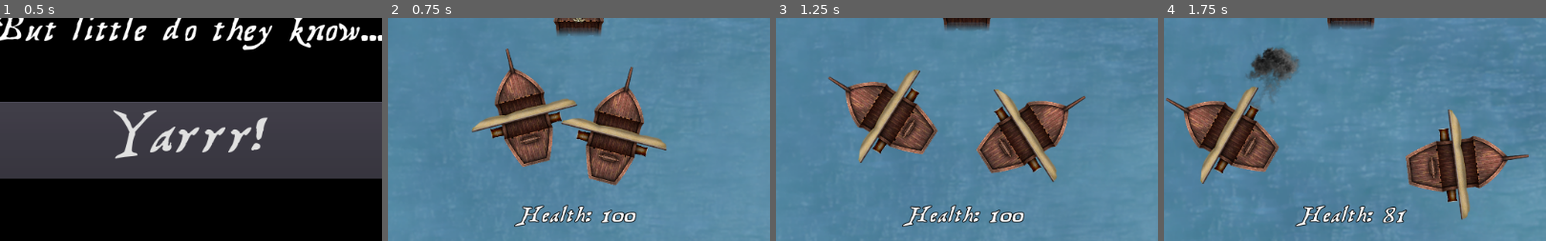
Above: before the commit, frames 1-4 (left to right).
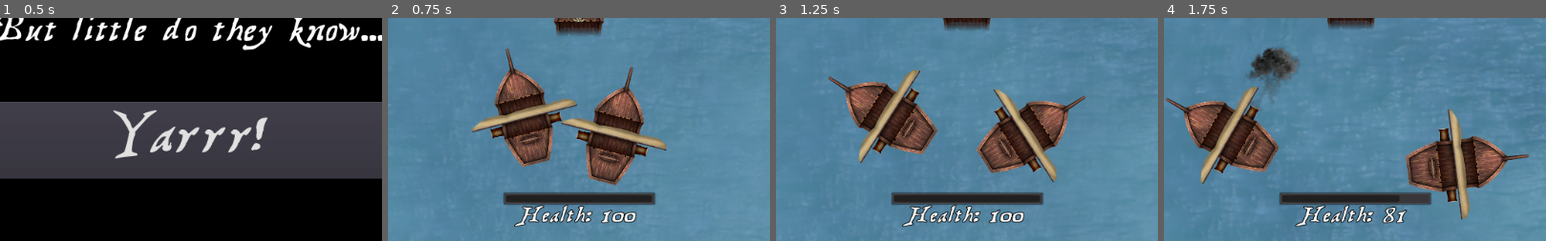
Above: after the commit, the same moments.

Repository: HedgeLizards/grappling
Game: Godot game, scene res://scenes/Menu.tscn
Same seed, same stepped clock (60 frames per second), same inputs: the game is played once before the commit and once after it. Sound files missing from this copy of the repository are replaced by a short silence.
Inputs (mouse positions are % of the whole screen's width and height, from its top left):
- Up to frame 1 (0.5 s): no input
- Up to frame 2 (0.75 s): click "Yarrr!" at 0.5 s
- Up to frame 3 (1.25 s): no input
- Up to frame 4 (1.75 s): move the mouse to (72, 45) at 1.27 s; hold D (right) from 1.28 s (still down); tap X (slow) at 1.35 s; click (72, 45) at 1.42 s
The pictures show only the part of the screen within x 25-75%, y 50-100%; the shares and areas given below are measured in that part.

Frame 1 is identical in both runs. In frame 2, 2.2% of the frame differs, in the area x 30-70%, y 78-84%; in frame 3, 2.2%; in frame 4, 2.2%.

Commit message:
Added a health bar

Diff:
--- a/scenes/Main.tscn
+++ b/scenes/Main.tscn
@@ -33,6 +33,14 @@
 custom_fonts/font = SubResource( 1 )
 text = "Ships Destroyed"
 script = ExtResource( 12 )
+
+[node name="Health Bar" type="ProgressBar" parent="User Interface"]
+anchor_left = 0.4
+anchor_top = 0.89
+anchor_right = 0.6
+anchor_bottom = 0.92
+value = 50.0
+percent_visible = false
 
 [node name="Health Label" type="Label" parent="User Interface"]
 anchor_left = 0.5
@@ -137,9 +145,6 @@
 rotation = -0.056851
 
 [node name="Hook" parent="." instance=ExtResource( 6 )]
-__meta__ = {
-"_edit_lock_": true
-}
 
 [node name="MusicMain" type="AudioStreamPlayer" parent="."]
 stream = ExtResource( 7 )
--- a/scripts/Player.gd
+++ b/scripts/Player.gd
@@ -114,6 +114,7 @@
 	# I added this line of code to show health in the UI. - Milan
 	if $"../User Interface/Health Label".visible == true:
 		$"../User Interface/Health Label".text = "Health: " + str(round(health));
+		$"../User Interface/Health Bar".value = health;
 
 func detach(body):
 	if !hook.bodies.empty() and hook.bodies[-1] == body:
@@ -132,6 +133,7 @@
 
 		# Show health as 0 in UI.
 		$"../User Interface/Health Label".text = "Health: " + str(0);
+		$"../User Interface/Health Bar".value = 0;
 
 		wreck.transform = transform
 		wreck.get_node("Ship").visible = false
